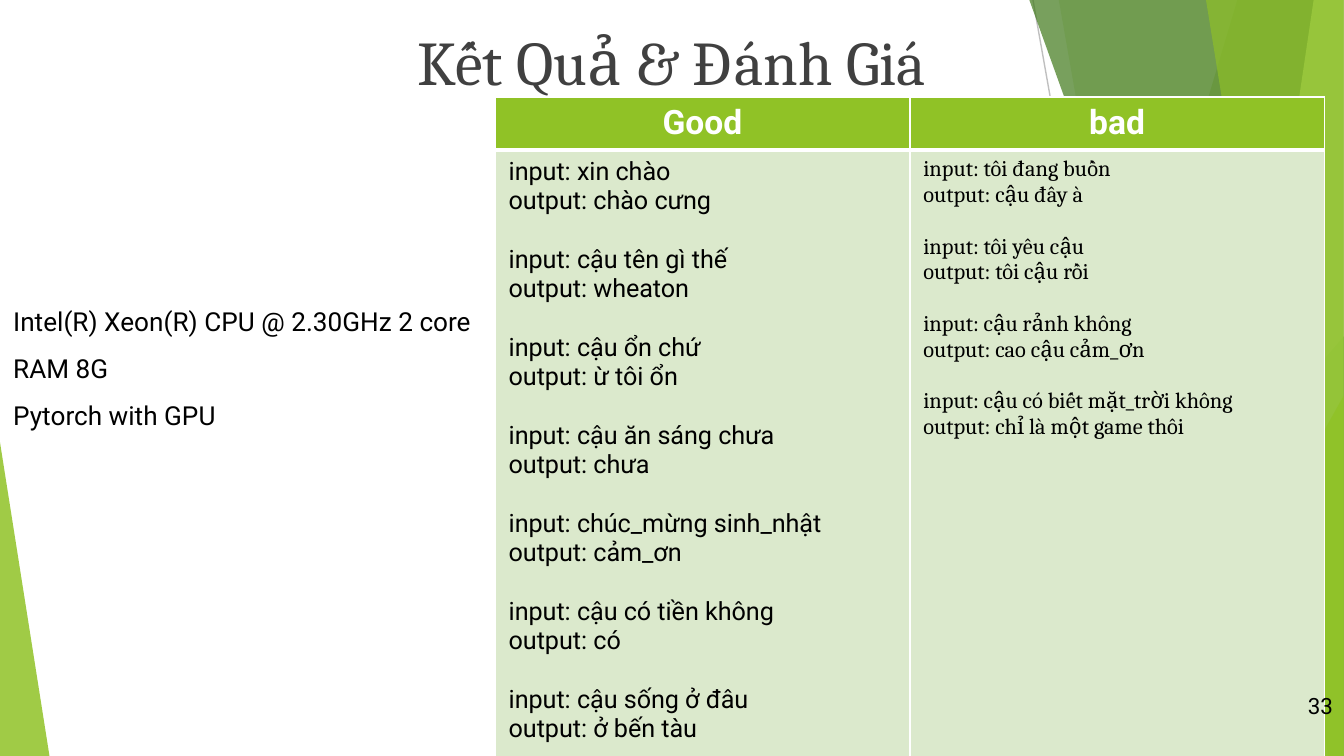
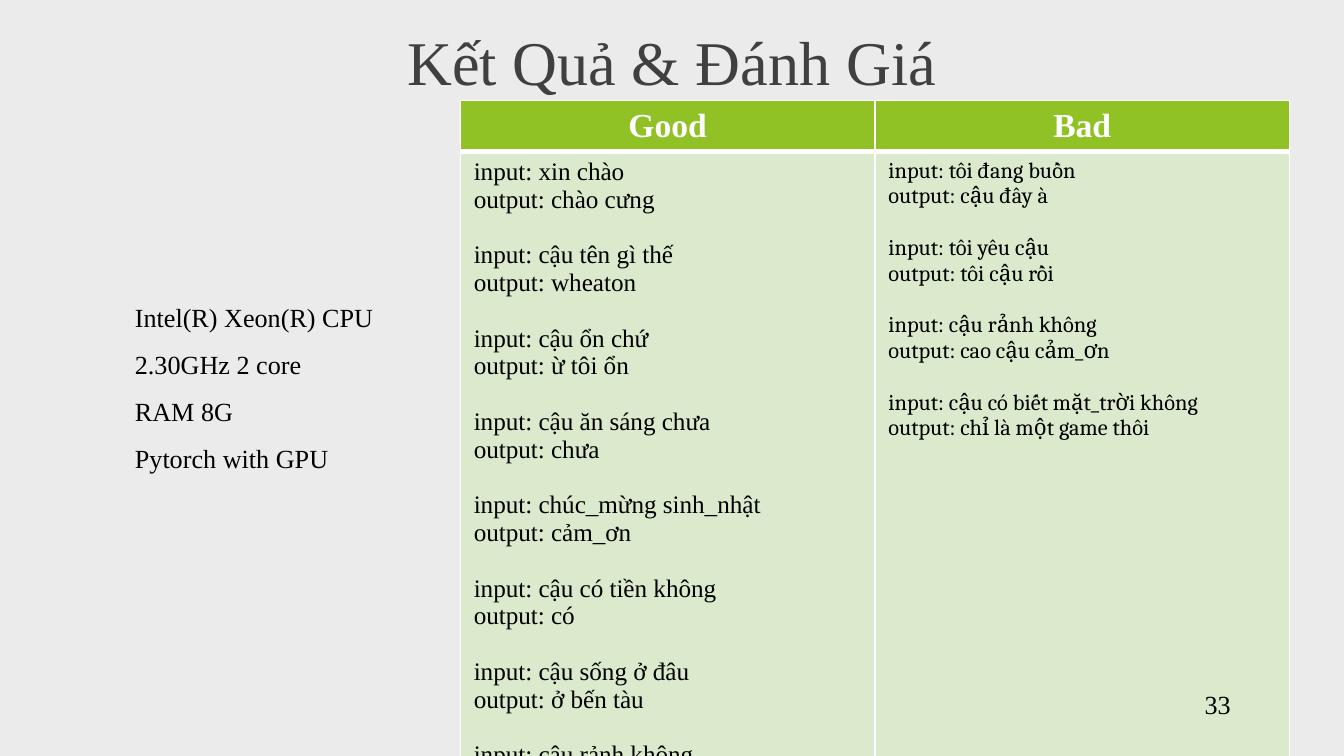
Before and after one commit to vanvibig/BaoCaoLuanVan, a slide deck: slide 33 of LVTN_Vi.pptx. Drawn at 1344x756 pixels with LibreOffice and Linux fonts; fonts in the diff are those of the drawing. Boxes give left, top, right and bottom in pixels: in the first picture for what was removed or moved away, otherwise in the second. Text is boxed around its words. In the diff, an @@ line names an element or a change of style, - is before the commit and + after.

```diff
--- a/LVTN_Vi.pptx
+++ b/LVTN_Vi.pptx
@@ background #FFFFFF to #EBEBEB @@
@@ text "Kết Quả & Đánh Giá" at [407, 40, 936, 95]: font Cambria to Times New Roman @@
@@ table at [461, 101, 1289, 756] @@
-row 1, column 2: bad
+row 1, column 2: Bad
@@ font Roboto to Times New Roman in "Good", "input: xin chào", "output: chào cưng", "input: cậu tên gì thế" and 13 more places @@
@@ table: place and size @@
-table at [495, 97, 1322, 756]
+table at [461, 101, 1289, 756]
@@ text "Intel(R) Xeon(R) CPU": place and size @@
-text "Intel(R) Xeon(R) CPU" at [13, 310, 471, 431]
+text "Intel(R) Xeon(R) CPU" at [135, 309, 373, 474]
@@ text at [135, 309, 373, 375]: text changed; font Roboto to Times New Roman @@
-Intel(R) Xeon(R) CPU @ 2.30GHz 2 core
+Intel(R) Xeon(R) CPU
+2.30GHz 2 core
@@ text at [135, 403, 328, 474]: font Roboto to Times New Roman in "RAM 8G", "Pytorch with GPU" @@
@@ group removed at [0, 0, 1344, 756]: 5 freeform shapes, 3 triangles, 2 lines @@
@@ page number: place and size @@
-page number at [1308, 693, 1333, 720]
+page number at [1205, 696, 1231, 715]
@@ page number at [1205, 696, 1231, 715]: size 12 to 14 pt, font Roboto to Times New Roman @@
```
Also in this commit, not shown: 35 other slides changed, 2 slides added, 1 slide removed, 1 other file.
